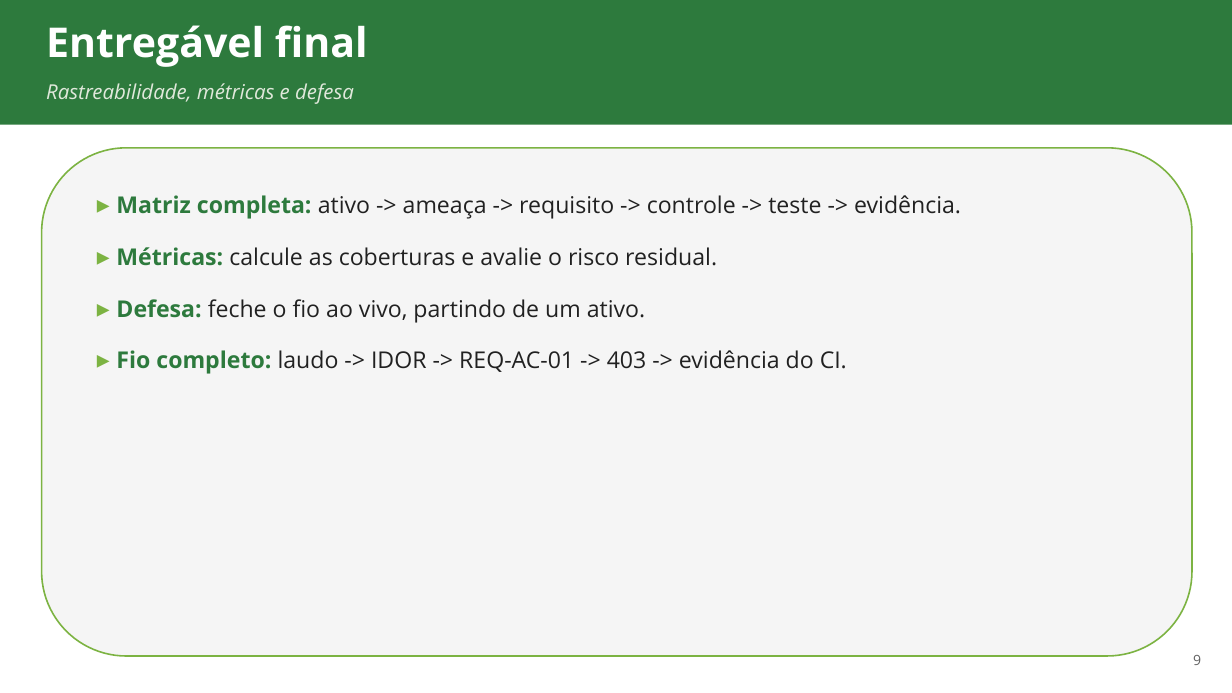
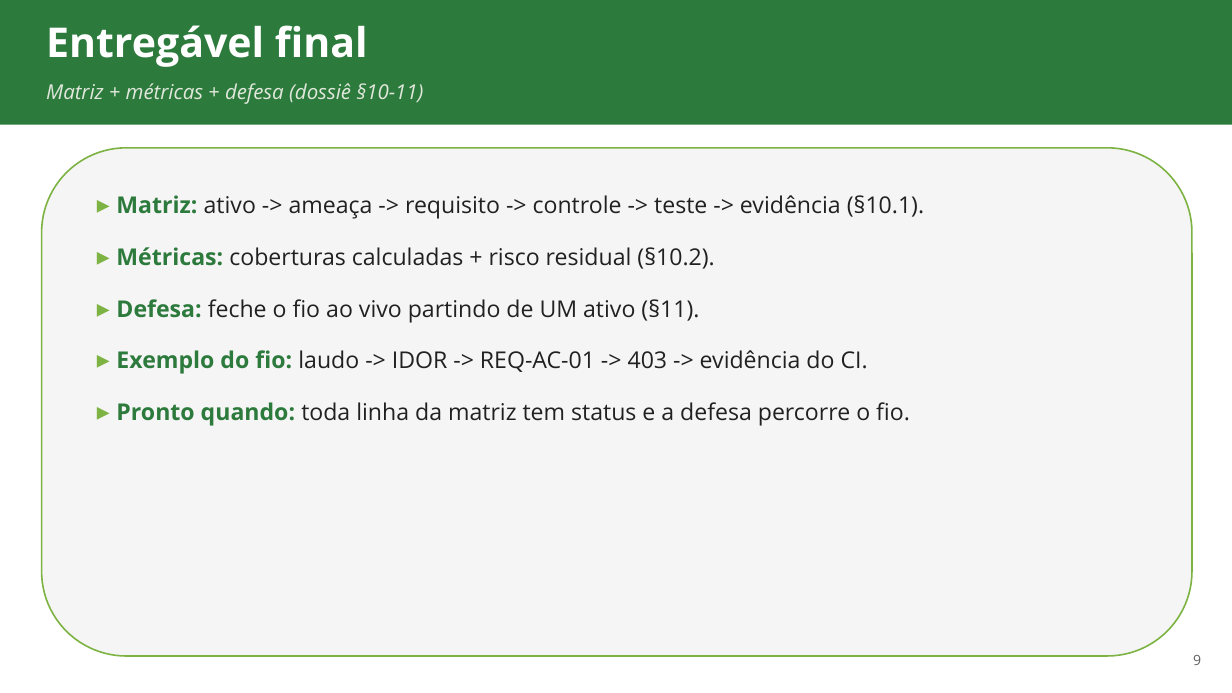
Before and after one commit to ads-sapucaia-ssc/SSC, a slide deck: slide 9 of aulas/aula-10-rastreabilidade.pptx. Drawn at 1232x693 pixels with LibreOffice and Linux fonts; fonts in the diff are those of the drawing. Boxes give left, top, right and bottom in pixels: in the first picture for what was removed or moved away, otherwise in the second. Text is boxed around its words. In the diff, an @@ line names an element or a change of style, - is before the commit and + after.

```diff
--- a/aulas/aula-10-rastreabilidade.pptx
+++ b/aulas/aula-10-rastreabilidade.pptx
@@ text at [46, 83, 423, 104]: text changed @@
-Rastreabilidade, métricas e defesa
+Matriz + métricas + defesa (dossiê §10-11)
@@ text at [116, 195, 924, 426]: text changed @@
-▸ Matriz completa: ativo -> ameaça -> requisito -> controle -> teste -> evidência.
-▸ Métricas: calcule as coberturas e avalie o risco residual.
-▸ Defesa: feche o fio ao vivo, partindo de um ativo.
-▸ Fio completo: laudo -> IDOR -> REQ-AC-01 -> 403 -> evidência do CI.
+▸ Matriz: ativo -> ameaça -> requisito -> controle -> teste -> evidência (§10.1).
+▸ Métricas: coberturas calculadas + risco residual (§10.2).
+▸ Defesa: feche o fio ao vivo partindo de UM ativo (§11).
+▸ Exemplo do fio: laudo -> IDOR -> REQ-AC-01 -> 403 -> evidência do CI.
+▸ Pronto quando: toda linha da matriz tem status e a defesa percorre o fio.
```
Also in this commit, not shown: 13 other files.
